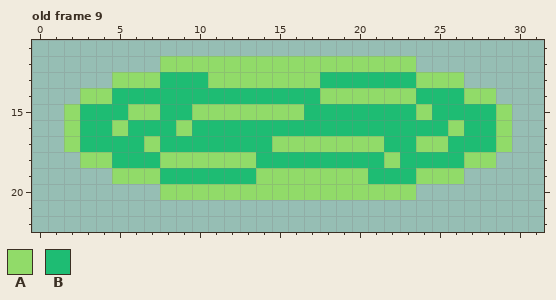
File history of a pixel-art file, project BuildFight/aseprite/craftTable.aseprite. That is the earlier state.
32x32 pixels, 9 frames. Shown: old frame 9: x 0..31, y 11..22. The commit also changed other frames, which this record leaves out.
Palette (. is transparent): A #91db69  B #1ebc73
Pixels before, old frame 9, first column x 2:
12 ......AAAAAAAAAAAAAAAA......
13 ...AAABBBAAAAAAABBBBBBAAA...
14 .AABBBBBBBBBBBBBAAAAAABBBAA.
15 ABBBAABBAAAAAAABBBBBBBABBBBA
16 ABBABBBABBBBBBBBBBBBBBBBABBA
17 ABBBBABBBBBBBAAAAAAABBAABBBA
18 .AABBBAAAAAABBBBBBBBABBBBAA.
19 ...AAABBBBBBAAAAAAABBBAAA...
20 ......AAAAAAAAAAAAAAAA......
The result:
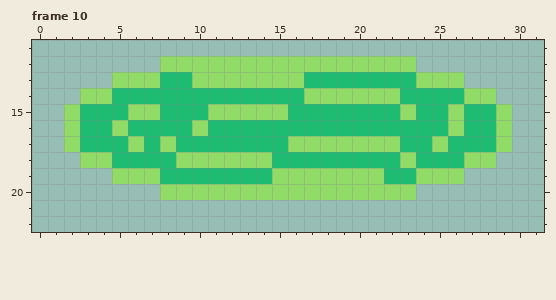
A new or re-ordered frame is compared with the old frame closest to it.
What changed:
frames 9 -> 14
Changed rows in their new state; - is an unchanged pixel.
Frame 10 is new; against old frame 9:
first column x 6:
13 ----A------B---------
14 -----------A-----B---
15 ----B-----B------AB-A
16 ---BA----------------
17 ABA------B------A-B--
18 --B-----A-------BA---
19 --------B------A-----
